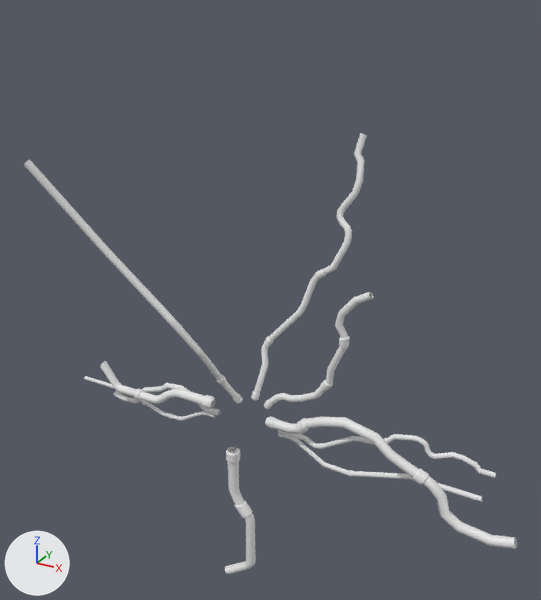
Renders of the FBX model Assets/Scripts/Minijuegos Corazon/MaterialsHeart/tubos minijuego.fbx from each side of a commit.
Rendered twice from a 50 mm camera at (52.6, -83.6, 69.0) aimed at (3.5, 5.8, 24.3). Arrows for +X, +Y and +Z are at lower left; the lights stay in place. The first picture is the older version.

The first picture shows 'Cylinder001', 'Cylinder010', 'Cylinder011', 'Cylinder012', 'Line001', 'Line002', 'Line003', 'Line004' and 2 more.
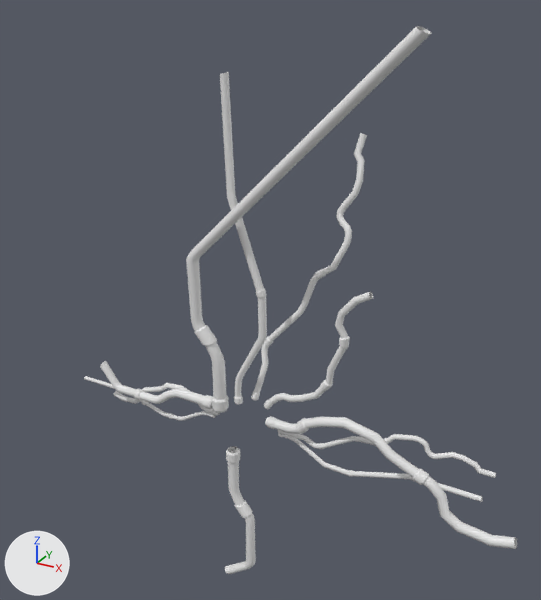
Where the newer file only moved an object's origin or applied its transform, the numbers keep the older frame.

Where the change shows, as pixel boxes [x1, y1, x2, y2] in the pictures (541 x 600 px):
'Cylinder014', added
    after: [186, 26, 431, 413]
'Cylinder015', added
    after: [220, 72, 267, 405]
'Cylinder011', deleted
    before: [24, 160, 243, 404]

The edits, one by one:
Mesh me_mesh_010 is new.
It has 252 vertices, 240 faces and spans x -1.8..5.0, y -0.7..0.7, z 0.0..50.1.
Mesh me_mesh_009_1 is new.
It has 216 vertices, 204 faces and spans x -4.4..29.5, y -1.9..1.4, z -0.4..57.5.
Object 'Cylinder011' (ob_cylinder011) is deleted.
Object 'Cylinder015' (ob_cylinder015) is new; it shows me_mesh_010.
Its location is (-0.7, 3.1, 6.8).
Object 'Cylinder014' (ob_cylinder014) is new; it shows me_mesh_009_1.
Its location is (-3.3, 1.7, 6.0).
